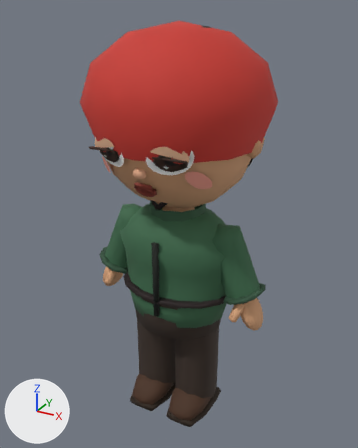
An edit to the glTF model assets/npc-moi/npc-xeom-xanh-dep.glb, drawn before and after from the same camera.
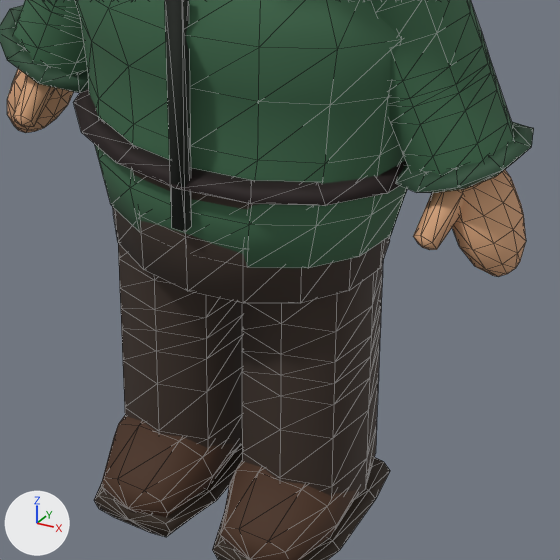
Each version is shown whole from a camera (50 mm lens) standing at (0.678, -1.224, 1.274) and looking at (-0.008, 0.022, 0.652), then close up on the part from 28% to 77% of the width and 55% to 93% of the height. Lighting does not change. The marker at lower left points along +X, +Y and +Z. The older version's two pictures come first. The close-ups show mesh edges as thin lines.

In view in the first close-up: 'npc_body'.
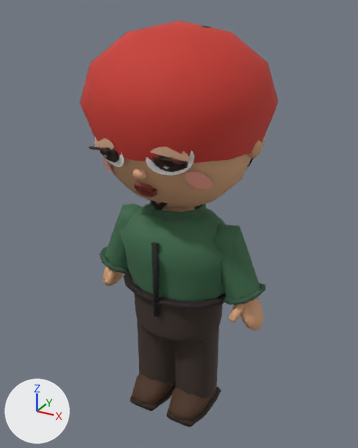
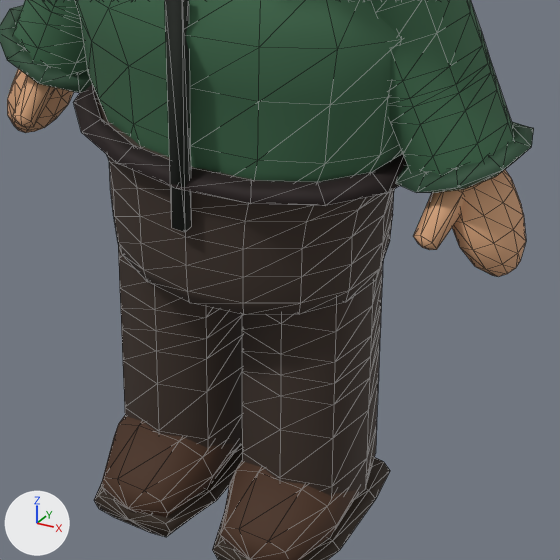
Diff of the bpy script that builds the scene:
```diff
--- a/assets/npc-moi/npc-xeom-xanh-dep.glb.py
+++ b/assets/npc-moi/npc-xeom-xanh-dep.glb.py
@@ me_npc_body @@
 # used by ob_npc_body; location = (0.0, 0.0, 0.0)
-me_npc_body.from_pydata(...)  # 1567 vertices, 2888 faces; spans x -0.293..0.293, y -0.267..0.287, z 0.0..1.24
+me_npc_body.from_pydata(...)  # 1631 vertices, 3016 faces; spans x -0.293..0.293, y -0.267..0.287, z 0.0..1.24
+# me_npc_body part 1: 48 vertices moved from x -0.172..0.172, y -0.129..0.129, z 0.35..0.424 to x -0.144..0.144, y -0.108..0.108, z 0.35..0.424; 64 vertices added at x -0.172..0.172, y -0.126..0.126, z 0.312..0.461
 me_npc_body.materials.append(mat_m_npc_xeom)
```

Pixel boxes (x1, y1, x2, y2) of what changed, in the close-ups (560 x 560 px):
part 1 of me_npc_body, cut back: before (88, 75, 407, 268); after (96, 96, 403, 315)
